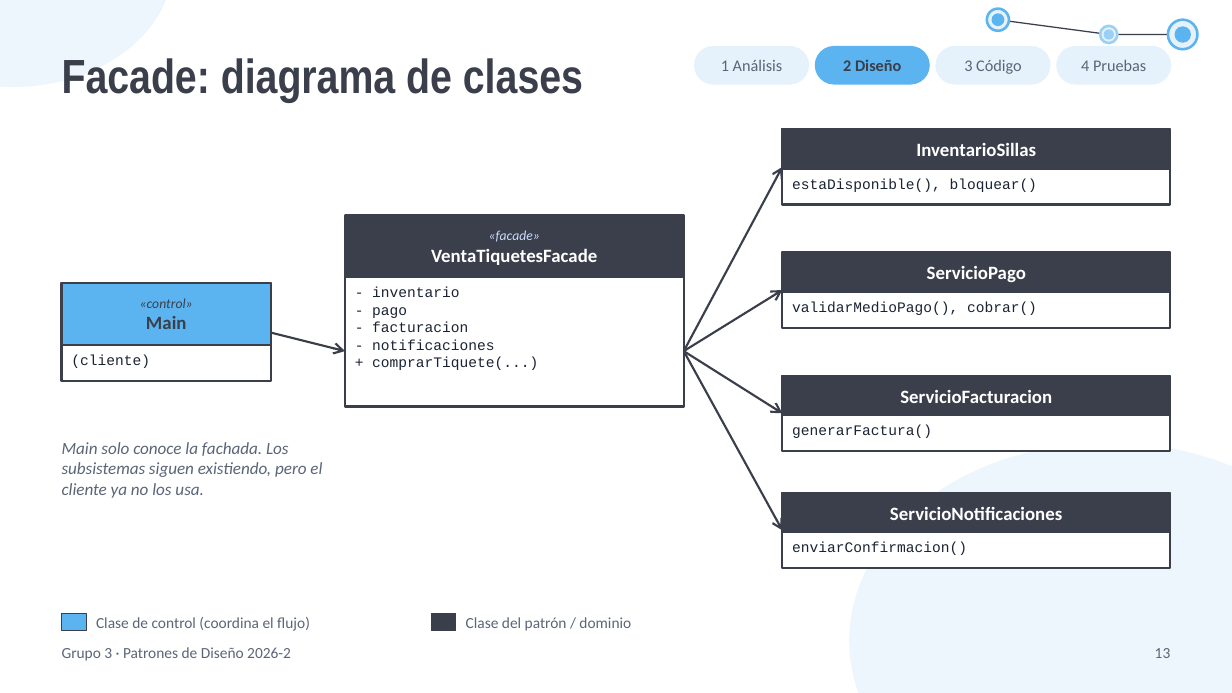
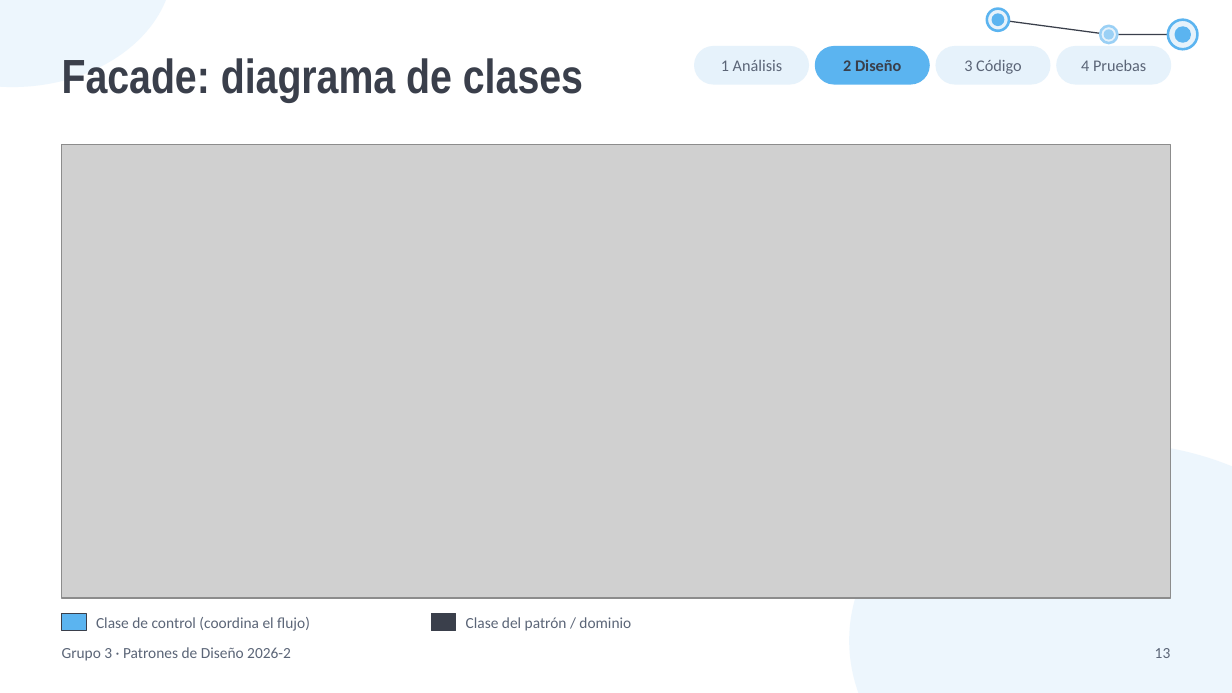
Before and after one commit to CamiloDG07/Expo-Patrones, a slide deck: slide 13 of entrega/Presentacion_Patrones_Grupo3_FINAL.pptx. Drawn at 1232x693 pixels with LibreOffice and Linux fonts; fonts in the diff are those of the drawing; grey boxes stand for pictures. Boxes give left, top, right and bottom in pixels: in the first picture for what was removed or moved away, otherwise in the second. Text is boxed around its words. In the diff, an @@ line names an element or a change of style, - is before the commit and + after.

Commit message:
Diagramas de clases: usar el PNG real de PlantUML en vez del dibujo nativo
Reemplaza el diagrama dibujado a mano en PowerPoint por la imagen renderizada
de cada clases.puml (Decorator, Facade, Flyweight, Proxy), en mayor resolucion
(dpi 200). Se conservan titulo, stepper, panel de participantes y leyenda.

```diff
--- a/entrega/Presentacion_Patrones_Grupo3_FINAL.pptx
+++ b/entrega/Presentacion_Patrones_Grupo3_FINAL.pptx
@@ picture added at (62,144,1170,598) @@
@@ rectangle removed at (782,129,1170,205) @@
@@ rectangle removed at (782,129,1170,169) @@
@@ text removed at (916,143,1036,156) @@
-InventarioSillas
@@ arrow removed from (684, 351) to (782, 166) @@
@@ text removed at (792,178,1037,192) @@
-estaDisponible(), bloquear()
@@ rectangle removed at (345,216,684,407) @@
@@ rectangle removed at (345,216,684,277) @@
@@ text removed at (431,230,597,265) @@
-«facade»
-VentaTiquetesFacade
@@ rectangle removed at (782,253,1170,328) @@
@@ rectangle removed at (782,253,1170,292) @@
@@ text removed at (927,266,1026,282) @@
-ServicioPago
@@ rectangle removed at (62,283,271,381) @@
@@ rectangle removed at (62,283,271,345) @@
@@ text removed at (140,298,193,329) @@
-«control»
-Main
@@ text removed at (372,287,538,370) @@
-- inventario
-- pago
-- facturacion
-- notificaciones
-+ comprarTiquete(...)
@@ arrow removed from (684, 351) to (782, 290) @@
@@ text removed at (792,302,1037,315) @@
-validarMedioPago(), cobrar()
@@ text removed at (71,355,150,368) @@
-(cliente)
@@ arrow removed from (271, 333) to (345, 351) @@
@@ arrow removed from (684, 351) to (782, 413) @@
@@ arrow removed from (684, 351) to (782, 530) @@
@@ rectangle removed at (782,376,1170,451) @@
@@ rectangle removed at (782,376,1170,415) @@
@@ text removed at (900,390,1052,403) @@
-ServicioFacturacion
@@ text removed at (62,442,322,498) @@
-Main solo conoce la fachada. Los subsistemas siguen existiendo, pero el cliente ya no los usa.
@@ text removed at (792,425,932,438) @@
-generarFactura()
@@ rectangle removed at (782,493,1170,568) @@
@@ rectangle removed at (782,493,1170,532) @@
@@ text removed at (890,507,1062,520) @@
-ServicioNotificaciones
@@ text removed at (792,542,967,555) @@
-enviarConfirmacion()
```
Also in this commit, not shown: 3 other slides changed, 9 other files.
